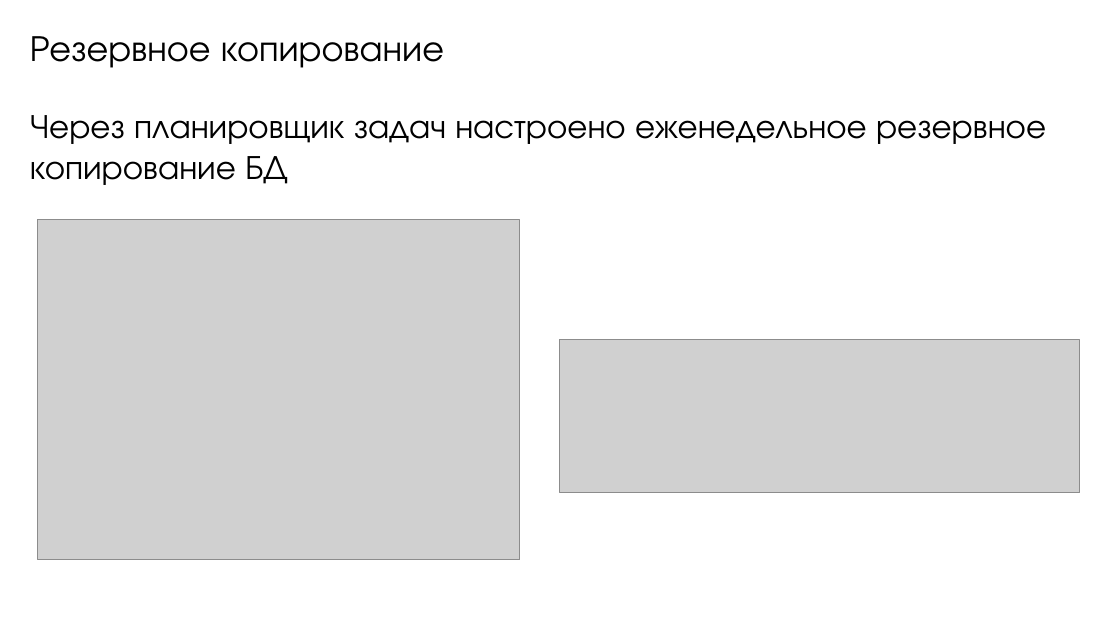
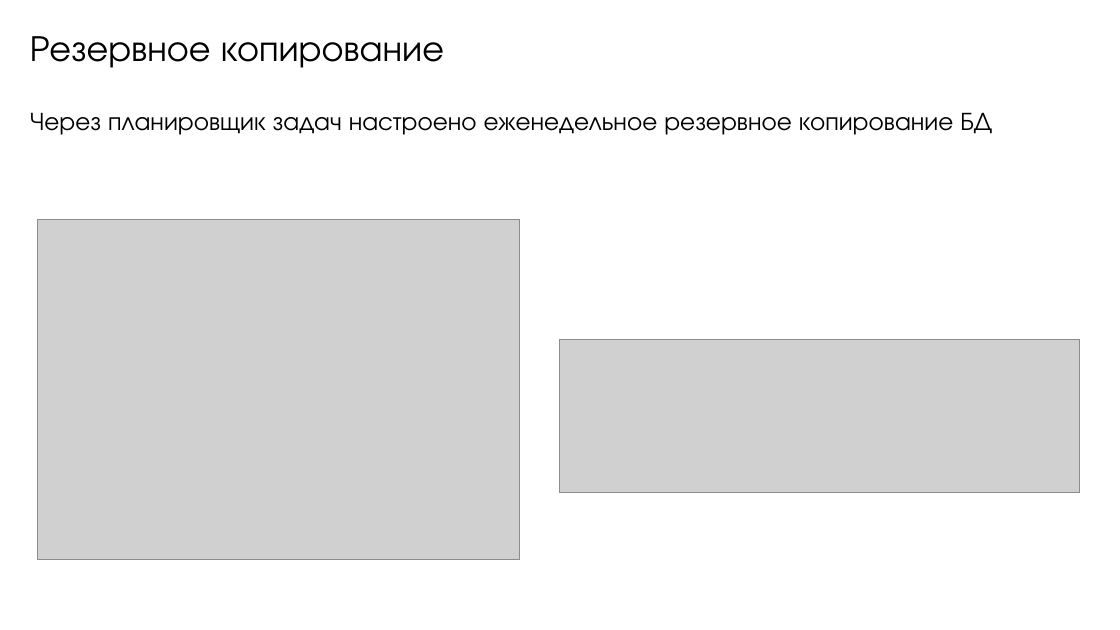
Before and after one commit to mrypdm/bsbd_kursach, a slide deck: slide 10 of docs/ИУ8-81. БСБД. Презентация. Шаповалов.odp (slide 17 before the commit). Drawn at 1120x630 pixels with LibreOffice and Linux fonts; fonts in the diff are those of the drawing; grey boxes stand for pictures. Boxes give left, top, right and bottom in pixels: in the first picture for what was removed or moved away, otherwise in the second. Text is boxed around its words. In the diff, an @@ line names an element or a change of style, - is before the commit and + after.

```diff
--- a/docs/ИУ8-81. БСБД. Презентация. Шаповалов.odp
+++ b/docs/ИУ8-81. БСБД. Презентация. Шаповалов.odp
@@ text "Через планировщик задач настроено еженедельное ..." at (x1=30, y1=112, x2=992, y2=135): size 24 to 18 pt @@
```
Also in this commit, not shown: 7 other slides changed, 2 slides added, 9 slides removed, 6 other files.
